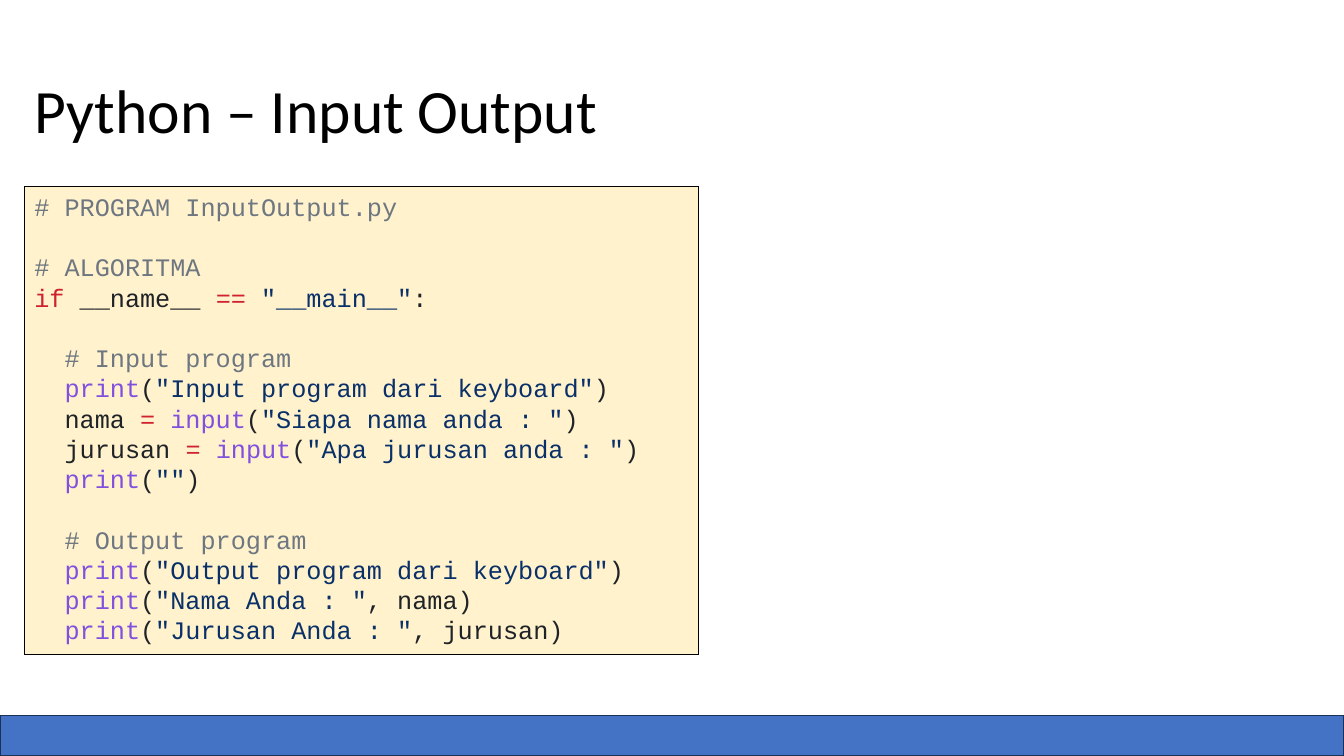
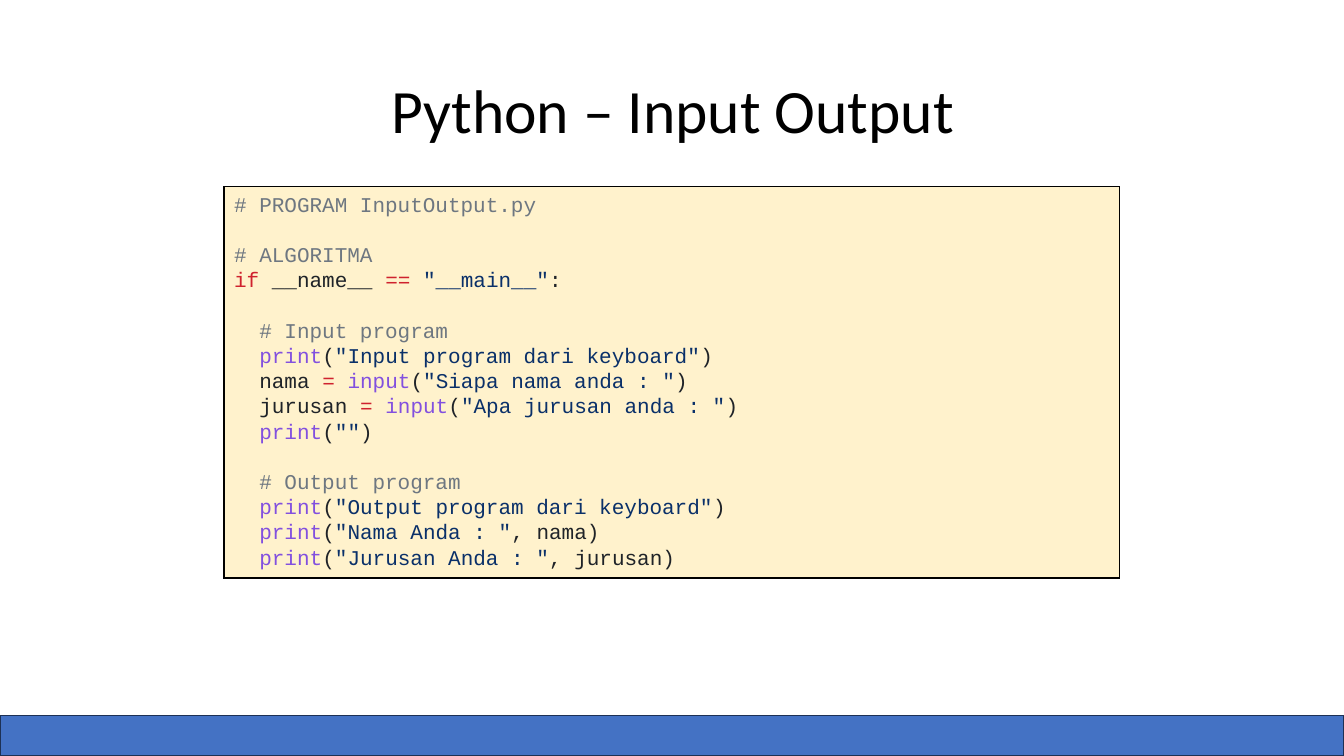
Before and after one commit to kusin/bahan-ajar-ML, a slide deck: slide 6 of dokumentasi ppt/Pertemuan 1 – Pengantar Bahasa Python.pptx (slide 7 before the commit). Drawn at 1344x756 pixels with LibreOffice and Linux fonts; fonts in the diff are those of the drawing. Boxes give left, top, right and bottom in pixels: in the first picture for what was removed or moved away, otherwise in the second. Text is boxed around its words. In the diff, an @@ line names an element or a change of style, - is before the commit and + after.

```diff
--- a/dokumentasi ppt/Pertemuan 1 – Pengantar Bahasa Python.pptx
+++ b/dokumentasi ppt/Pertemuan 1 – Pengantar Bahasa Python.pptx
@@ title "Python – Input Output" at (391,90,954,143): alignment left to centre @@
@@ rectangle "# PROGRAM InputOutput.py": place and size @@
-rectangle "# PROGRAM InputOutput.py" at (24,187,699,654)
+rectangle "# PROGRAM InputOutput.py" at (224,187,1119,579)
@@ rectangle "# PROGRAM InputOutput.py" at (224,187,1119,579): size 18 to 15 pt @@
```
Also in this commit, not shown: 6 other slides changed, 7 slides added, 2 slides removed, 10 other files.
